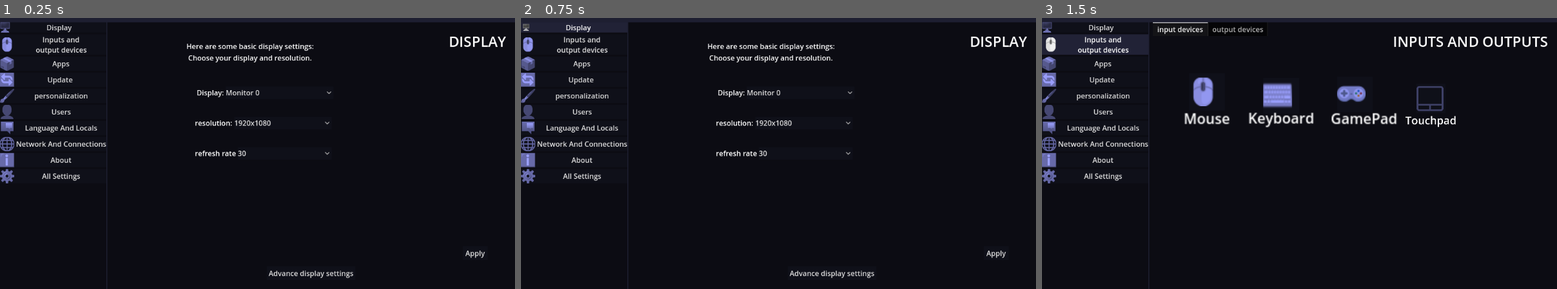
Above: before the commit, frames 1-3 (left to right).
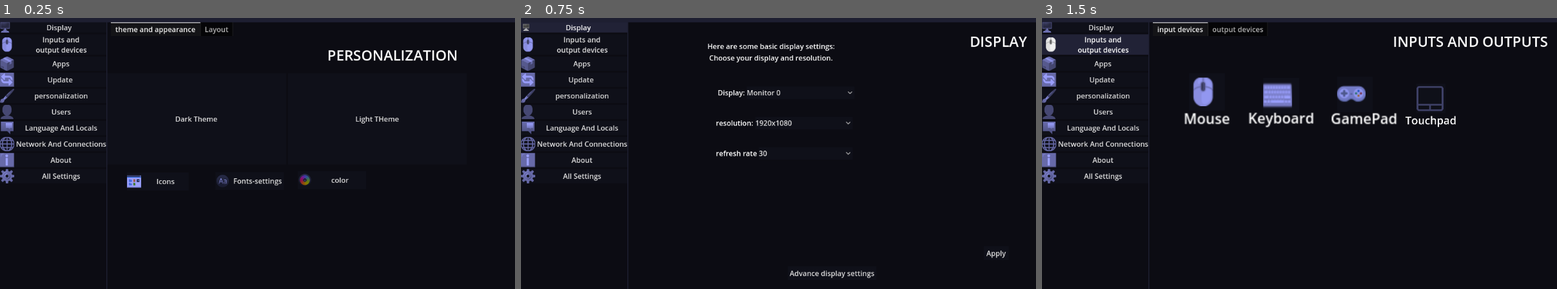
Above: after the commit, the same moments.

Repository: KAINAT-OS/K-SETTINGS
Game: Godot game, scene res://theme_main.tscn
The game is run twice, just before and just after one commit, with the same random seed, the same clock (stepped at 60 frames per second) and the same inputs.
Inputs:
- Up to frame 1 (0.25 s): no input
- Up to frame 2 (0.75 s): click "Display" at 0.5 s
- Up to frame 3 (1.5 s): click "Inputs and output devices" at 1.25 s

The runs differ from the first frame. In frame 1, 2.9% of the frame differs, in the area x 21-99%, y 1-96%; in frame 2, nothing differs; in frame 3, nothing differs.

Commit message:
jhgjkashg

Diff:
--- a/binary-settings/PANEL-MANAGER.gd
+++ b/binary-settings/PANEL-MANAGER.gd
@@ -31,7 +31,7 @@
 	btn_language_and_locals.pressed.connect(show_panel.bind(panels[5]))
 	button_8.pressed.connect(show_panel.bind(panels[6]))
 	button_9.pressed.connect(show_panel.bind(panels[7]))
-	show_panel(panels[0])
+	show_panel(panels[4])
 	sa_dark.connect("toggled", Callable(self,"save_variable"))
 	btn_User.connect("pressed", Callable(self,"open_users"))
 	load_variable()
Not shown, changed: binary-settings/Builds/linux/K-settings/usr/bin/kainat-settings.x86_64
